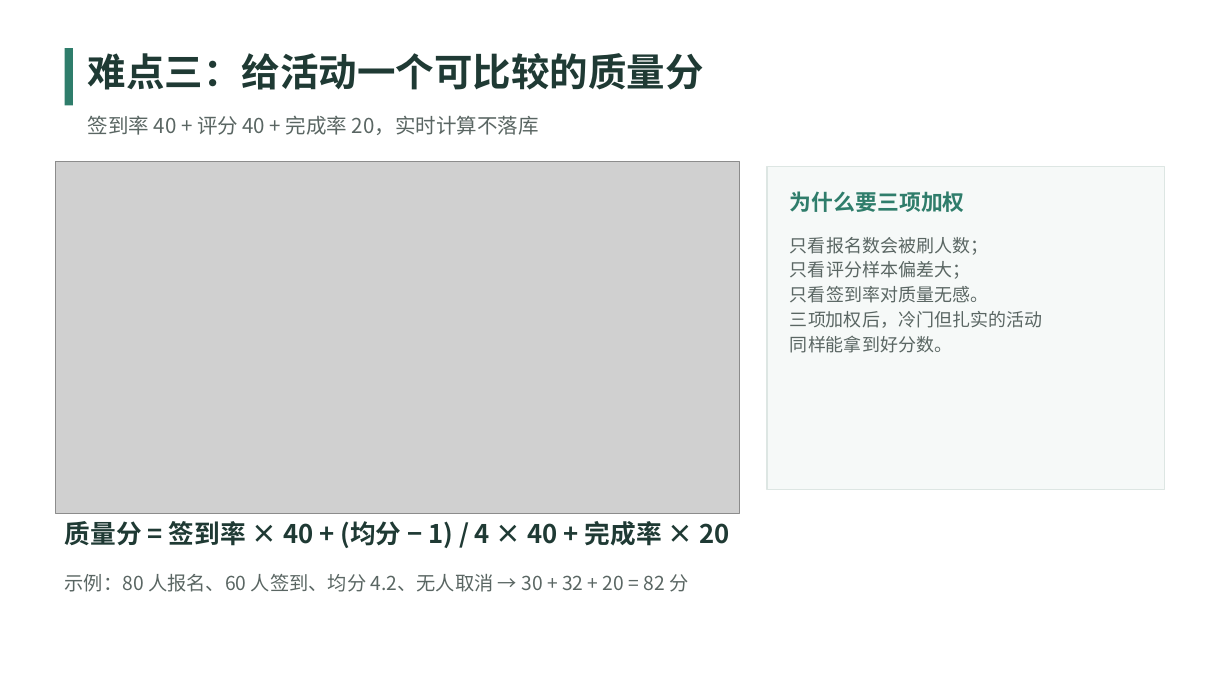
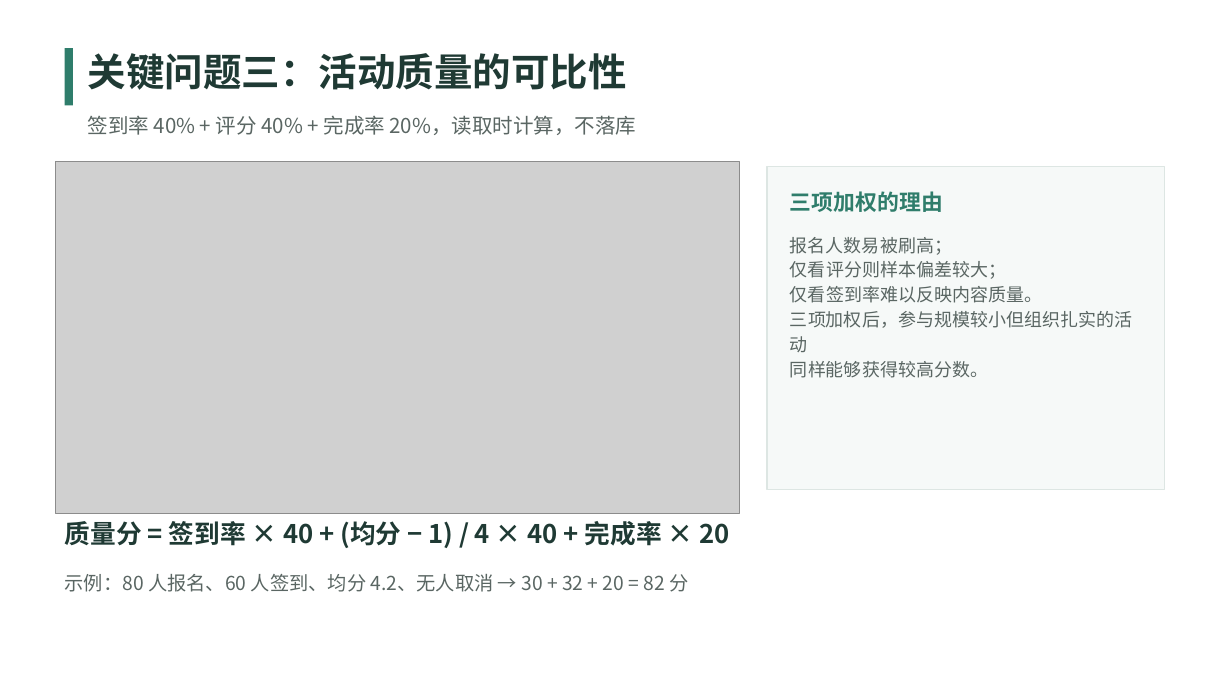
Before and after one commit to tkRRRRRR/Campus-Event-Management-System, a slide deck: slide 9 of doc/答辩PPT.pptx. Drawn at 1232x693 pixels with LibreOffice and Linux fonts; fonts in the diff are those of the drawing; grey boxes stand for pictures. Boxes give left, top, right and bottom in pixels: in the first picture for what was removed or moved away, otherwise in the second. Text is boxed around its words. In the diff, an @@ line names an element or a change of style, - is before the commit and + after.

```diff
--- a/doc/答辩PPT.pptx
+++ b/doc/答辩PPT.pptx
@@ text at (88, 53, 627, 90): text changed @@
-难点三：给活动一个可比较的质量分
+关键问题三：活动质量的可比性
@@ text at (88, 116, 636, 135): text changed @@
-签到率 40 + 评分 40 + 完成率 20，实时计算不落库
+签到率 40% + 评分 40% + 完成率 20%，读取时计算，不落库
@@ text at (790, 191, 943, 212): text changed @@
-为什么要三项加权
+三项加权的理由
@@ text at (790, 237, 1132, 378): text changed @@
-只看报名数会被刷人数；
-只看评分样本偏差大；
-只看签到率对质量无感。
-三项加权后，冷门但扎实的活动
-同样能拿到好分数。
+报名人数易被刷高；
+仅看评分则样本偏差较大；
+仅看签到率难以反映内容质量。
+三项加权后，参与规模较小但组织扎实的活动
+同样能够获得较高分数。
```
Also in this commit, not shown: 10 other slides changed, 27 other files.
